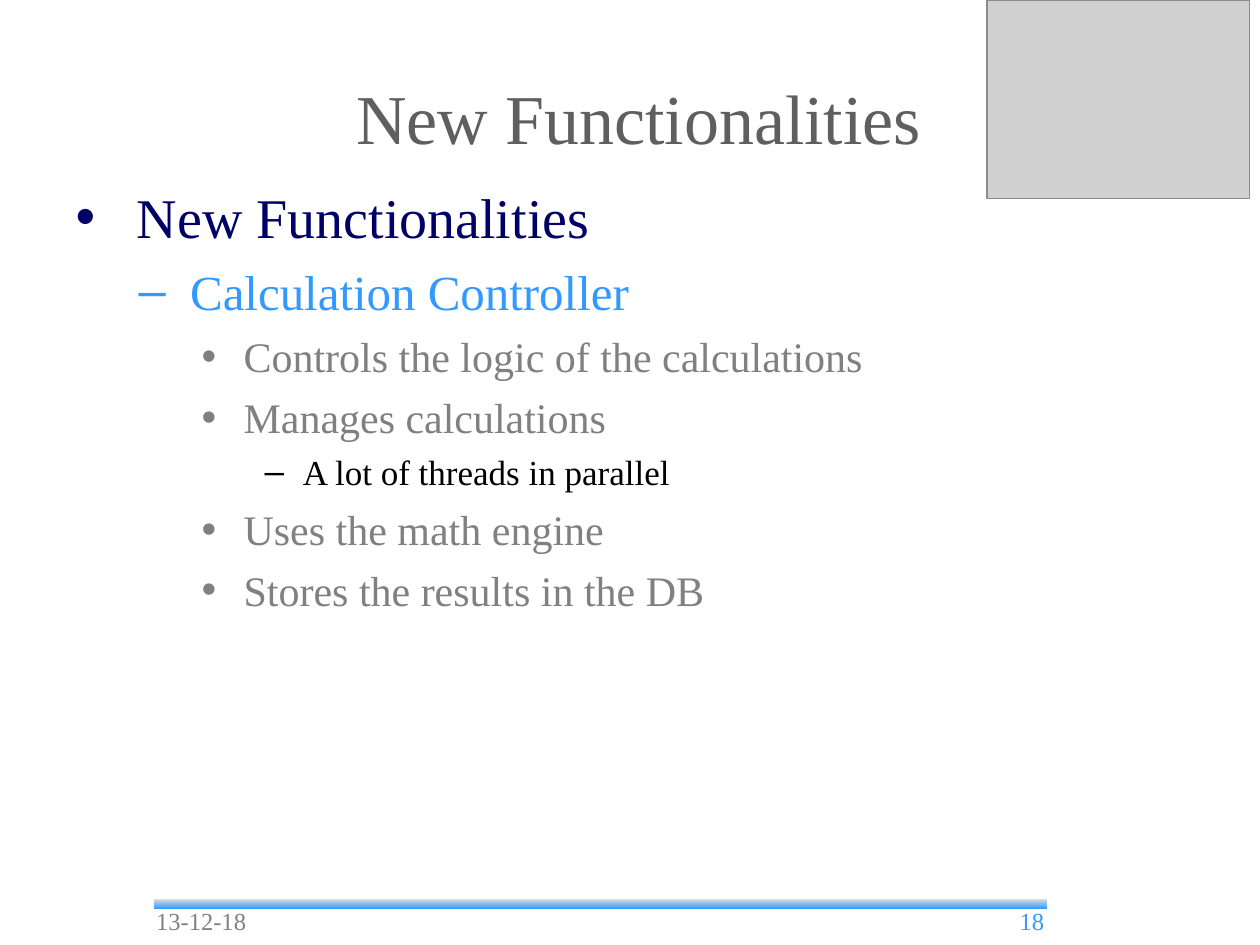
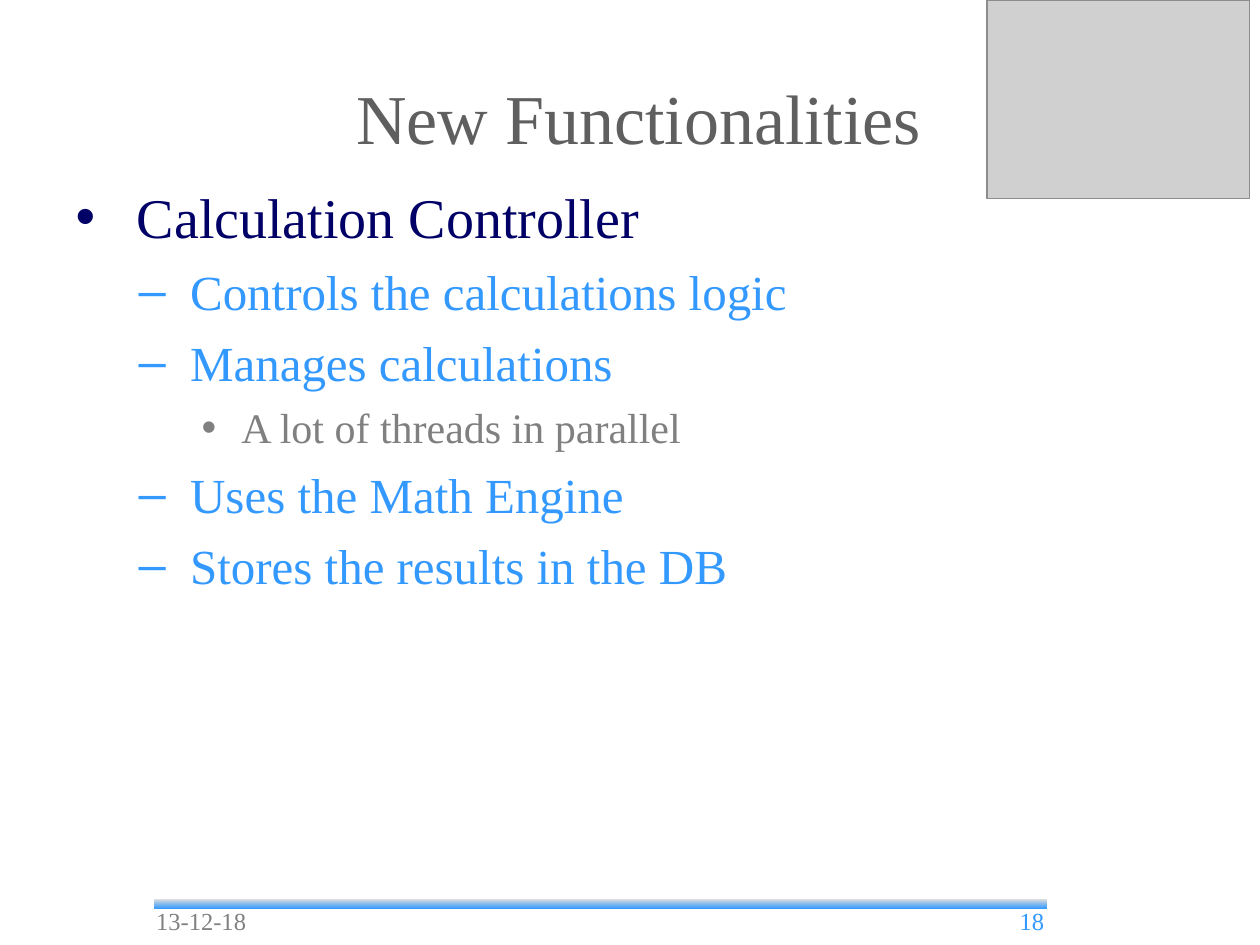
Before and after one commit to andrea-bottoli/DSD, a slide deck: slide 18 of Documentation/Presentations/Beta_Prototype.odp. Drawn at 1260x945 pixels with LibreOffice and Linux fonts; fonts in the diff are those of the drawing; grey boxes stand for pictures; background and template pictures are left out. Boxes give left, top, right and bottom in pixels: in the first picture for what was removed or moved away, otherwise in the second. Text is boxed around its words. In the diff, an @@ line names an element or a change of style, - is before the commit and + after.

```diff
--- a/Documentation/Presentations/Beta_Prototype.odp
+++ b/Documentation/Presentations/Beta_Prototype.odp
@@ text at <box>137,199,590,239</box>: paragraph removed @@
-• New Functionalities
@@ text at <box>137,199,727,585</box>: size 28 to 32 pt, text colour #3399FF to #000066 in "Calculation Controller"; size 24 to 28 pt, text colour #808080 to #3399FF in "Manages calculations", "Stores the results in the DB"; size 20 to 24 pt, text colour #000000 to #808080 in "A lot of threads in parallel"; bullet – to •; list level 2 to 1 in "Calculation Controller"; bullet colour #3399FF to #000066; bullet • to –; list level 3 to 2 in "Manages calculations"; bullet colour #808080 to #3399FF; list level 4 to 3 in "A lot of threads in ..."; bullet colour #000000 to #808080; list level 3 to 2 in "Stores the results in the ..." @@
@@ text at <box>190,276,787,320</box>: text changed; size 24 to 28 pt; text colour #808080 to #3399FF @@
-    • Controls the logic of the calculations
+  – Controls the calculations logic
@@ text at <box>190,479,624,523</box>: text changed; size 24 to 28 pt; text colour #808080 to #3399FF @@
-    • Uses the math engine
+  – Uses the Math Engine
```
Also in this commit, not shown: 13 other slides changed, 1 other file.
